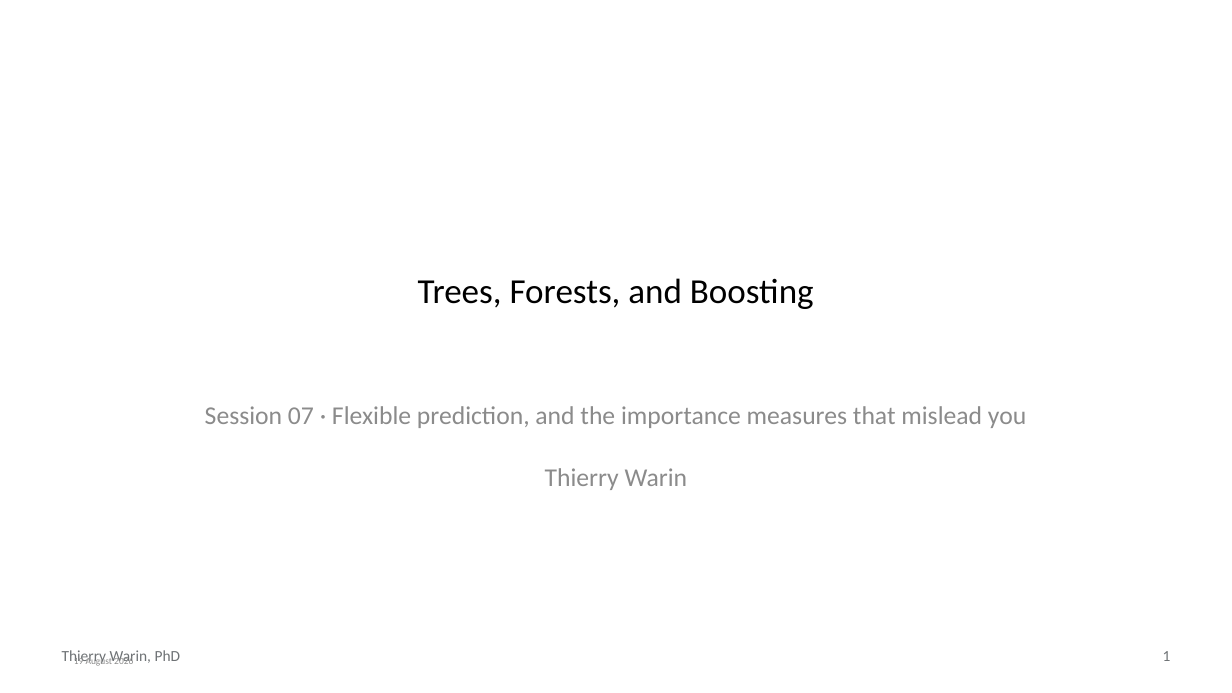
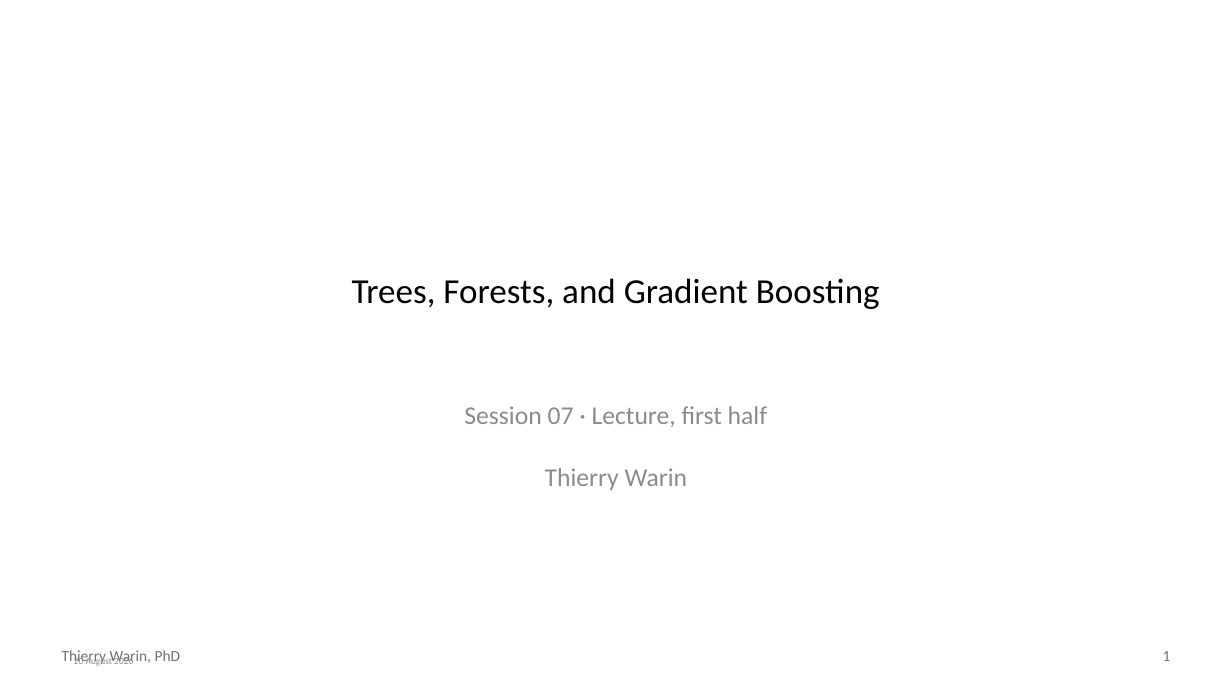
Before and after one commit to warint/quantitative-methods, a slide deck: slide 1 of 07-trees-forests-boosting/slides.pptx. Drawn at 1232x693 pixels with LibreOffice and Linux fonts; fonts in the diff are those of the drawing. Boxes give left, top, right and bottom in pixels: in the first picture for what was removed or moved away, otherwise in the second. Text is boxed around its words. In the diff, an @@ line names an element or a change of style, - is before the commit and + after.

```diff
--- a/07-trees-forests-boosting/slides.pptx
+++ b/07-trees-forests-boosting/slides.pptx
@@ title at (352, 278, 880, 309): text changed @@
-Trees, Forests, and Boosting
+Trees, Forests, and Gradient Boosting
@@ subtitle at (62, 406, 767, 666): text changed @@
-Session 07 · Flexible prediction, and the importance measures that mislead you
-Thierry Warin
+Session 07 · Lecture, first half
+Thierry Warin
```
Also in this commit, not shown: 7 other slides changed, 22 slides added, 21 slides removed, 3 other files.
